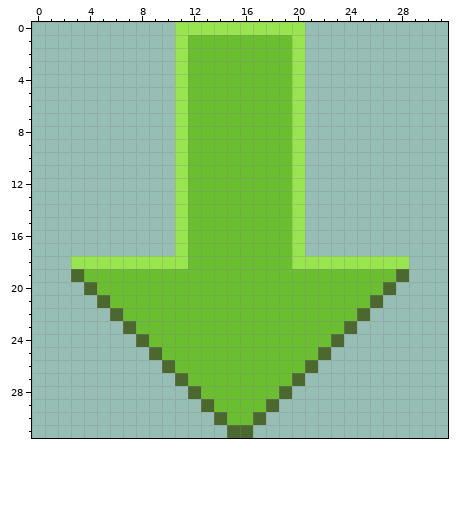
A pixel-art file gets an edit: Assets/Images/delivery_marker.aseprite. The first picture shows the starting point.
32x32 pixels, 1 frame.
Now the later version:
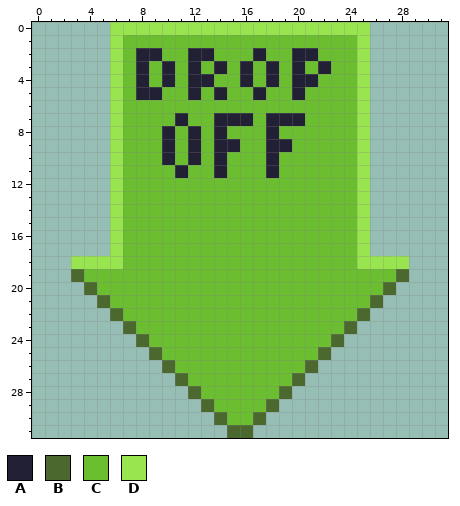
Palette (. is transparent): A #222034  B #4b692f  C #6abe30  D #99e550
The exact change:
y 0: x 6..10 ..... -> DDDDD; x 21..25 ..... -> DDDDD
y 1: x 6..11 .....D -> DCCCCC; x 20..25 D..... -> CCCCCD
y 2: x 6..13 .....DCC -> DCAACCAA; x 17 C -> A; x 20..25 D..... -> AACCCD
y 3: x 6..12 .....DC -> DCACACA; x 14 C -> A; x 16 C -> A; x 18 C -> A; x 20..25 D..... -> ACACCD
y 4: x 6..13 .....DCC -> DCACACAA; x 16 C -> A; x 18 C -> A; x 20..25 D..... -> AACCCD
y 5: x 6..12 .....DC -> DCAACCA; x 14 C -> A; x 17 C -> A; x 20..25 D..... -> ACCCCD
y 6: x 6..11 .....D -> DCCCCC; x 20..25 D..... -> CCCCCD
y 7: x 6..11 .....D -> DCCCCA; x 14..16 CCC -> AAA; x 18..25 CCD..... -> AAACCCCD
y 8: x 6..12 .....DC -> DCCCACA; x 14 C -> A; x 18 C -> A; x 20..25 D..... -> CCCCCD
y 9: x 6..12 .....DC -> DCCCACA; x 14..15 CC -> AA; x 18..25 CCD..... -> AACCCCCD
y 10: x 6..12 .....DC -> DCCCACA; x 14 C -> A; x 18 C -> A; x 20..25 D..... -> CCCCCD
y 11: x 6..11 .....D -> DCCCCA; x 14 C -> A; x 18 C -> A; x 20..25 D..... -> CCCCCD
y 12..17: x 6..11 .....D -> DCCCCC; x 20..25 D..... -> CCCCCD
y 18: x 7..11 DDDDD -> CCCCC; x 20..24 DDDDD -> CCCCC
Where, in picture pixels (left, top, right, bottom), the same in both pictures:
changed: (110, 22, 370, 269)
